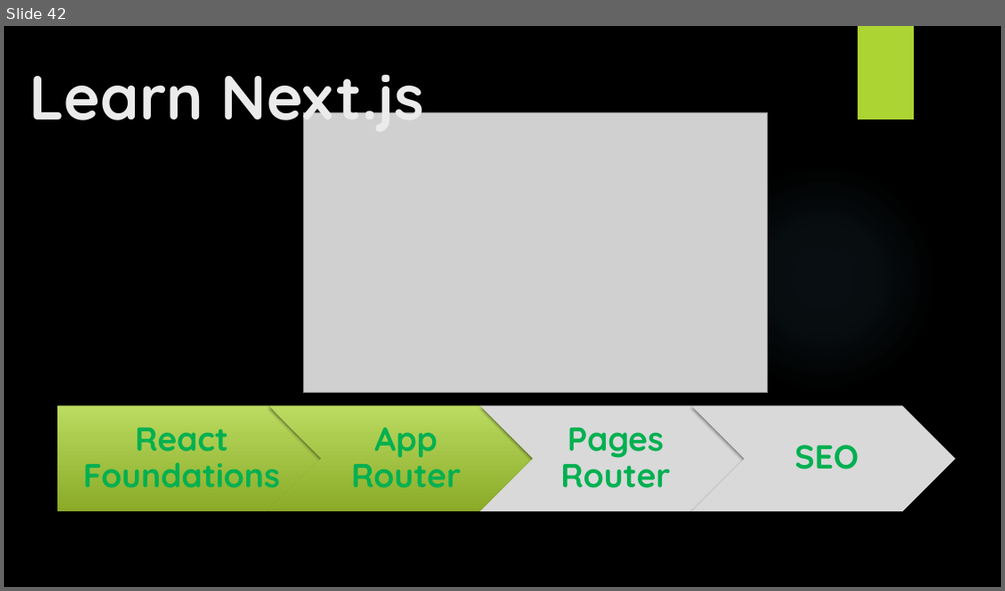
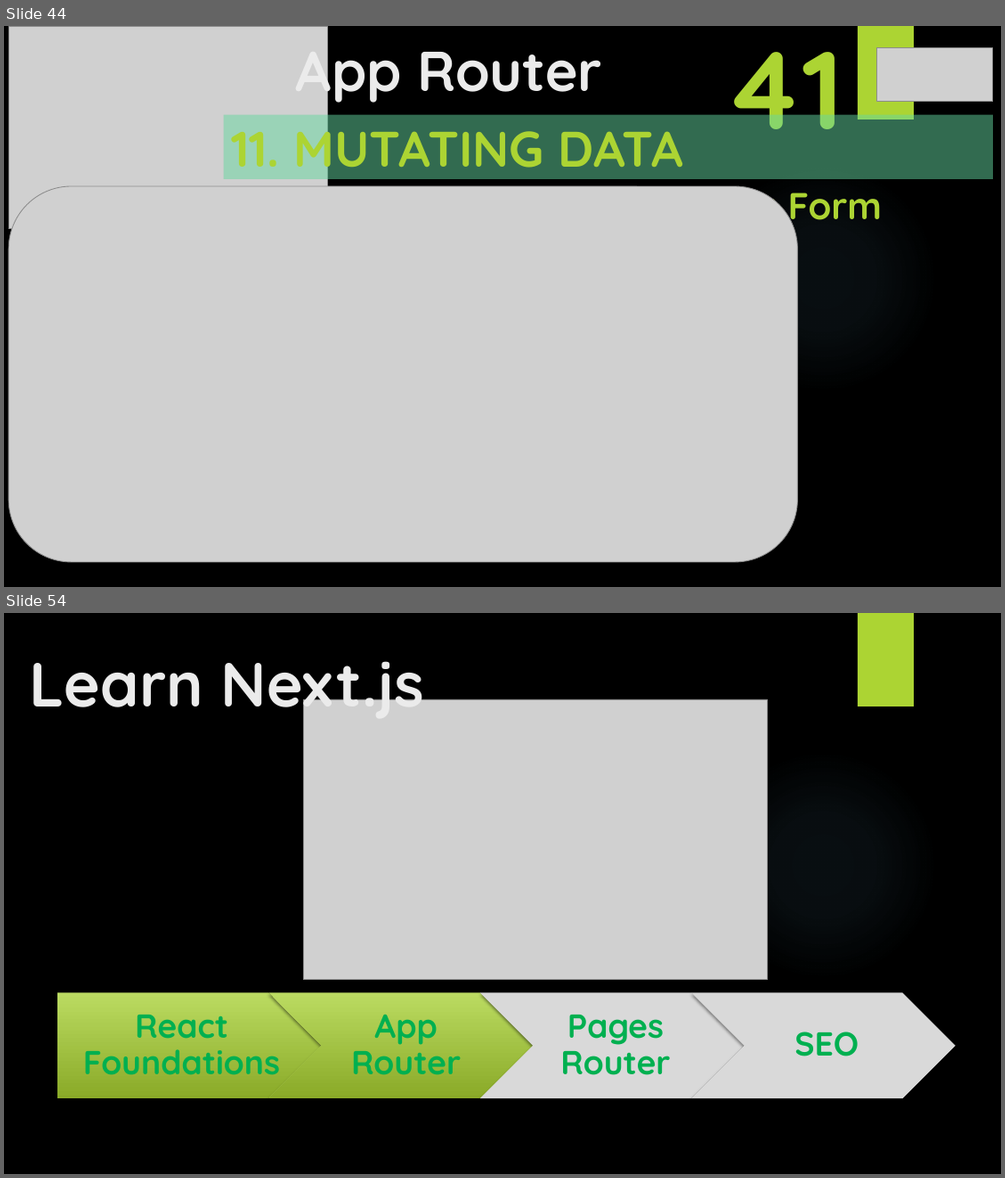
Before and after one commit to yasenstar/learn_javascript, a slide deck: learn_nextjs/2_App_Router/App_Router.pptx. Shown one above the other, each under a label of ours: slide 42 before the commit, slides 44 and 54 after it; the slides between them are not shown. The pictures are 1005x591 and 1005x1178 pixels, drawn with LibreOffice and Linux fonts; fonts in the diff are those of the drawing; grey boxes stand for pictures; background and template pictures are left out. Boxes give left, top, right and bottom in pixels: in the first picture for what was removed or moved away, otherwise in the second. Text is boxed around its words. In the diff, an @@ line names an element or a change of style, - is before the commit and + after.

```diff
--- a/learn_nextjs/2_App_Router/App_Router.pptx
+++ b/learn_nextjs/2_App_Router/App_Router.pptx
@@ slide 44 added at box(4, 26, 1001, 587), background picture (left out); not listed: 2 template elements that a slide beside it also shows @@
@@ picture added at box(8, 26, 327, 229) @@
@@ title added at box(296, 33, 602, 106), 54 pt, text #EBEBEB, bold @@
+App Router
@@ text added at box(724, 26, 842, 129), 106.4 pt, text #ACD433, bold @@
+41
@@ picture added at box(877, 48, 993, 102) @@
@@ subtitle added at box(224, 115, 994, 179), fill #65D6A0 at 50% opacity, 48 pt, text #ACD433, bold @@
+11. MUTATING DATA
@@ text added at box(231, 132, 882, 229), 36 pt, text #ACD433, bold @@
+11.4 Create Invoice (1) Create a Form
@@ picture added at box(8, 186, 797, 562) @@
@@ what was slide 42 is now slide 54 @@
```
Also in this commit, not shown: 11 slides changed, 11 other slides added.
